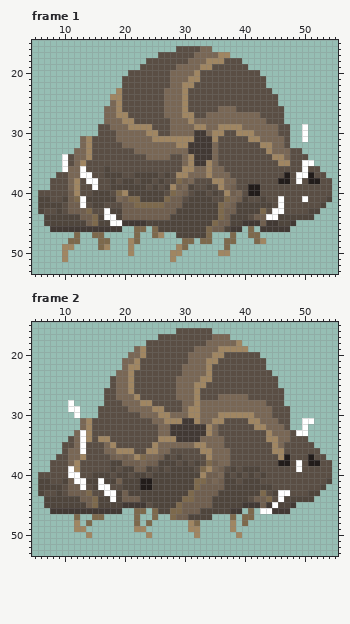
One commit to this pixel-art file: assets/critterGame/critter2.aseprite. Above: the version before the commit.
64x64 pixels, 4 frames. Shown: frame 1: x 5..55, y 15..53; frame 2: x 5..55, y 15..53.
Now the later version:
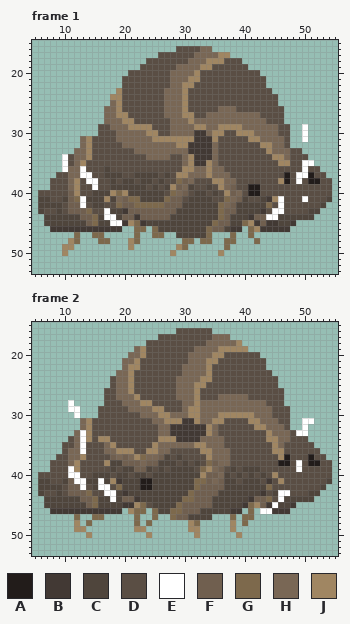
Palette (. is transparent): A #221c1a  B #423934  C #4f453c  D #5a4e44  E #ffffff  F #705f4f  G #7d694c  H #796755  J #a08662
Edits made:
layer "walk-down" added
layer "walk-up" added
layer "idle" removed
Frame 1:
Colour D becomes colour B in row 41 at x 44; in row 44 at x 41.
Colour F becomes colour B in row 43 at x 20; in row 44 at x 22.
Colour G becomes colour B in row 43 at x 43.
Colour B becomes colour G in row 45 at x 22 and 40.
Colour C becomes colour G in row 42 at x 44.
Colour D becomes colour G in row 42 at x 19.
Colour J becomes colour G in row 47 at x 26.
The author put colour J in row 46 at x 42.
Colour A becomes colour J in row 38 at x 46.
Colour B becomes colour J in row 45 at x 21 and 41.
Colour C becomes colour J in row 41 at x 17.
Colour D becomes colour J in row 40 at x 18; in row 41 at x 45.
Colour G becomes colour J in row 48 at x 11.
The author cleared colour G in row 47 at x 42; in row 49 at x 16.
The author cleared colour J in row 48 at x 43; in row 49 at x 17; in row 50 at x 21, 29 and 37; in row 51 at x 10 and 28.
Frame 2, layer "walk-up":
Colour D becomes colour B in row 41 at x 44; in row 44 at x 41.
Colour F becomes colour B in row 41 at x 19; in row 43 at x 20; in row 44 at x 22.
Colour G becomes colour B in row 43 at x 43.
Colour B becomes colour G in row 45 at x 23 and 41.
Colour C becomes colour G in row 42 at x 44.
Colour D becomes colour G in row 42 at x 19.
The author put colour J in row 46 at x 21.
Colour B becomes colour J in row 45 at x 22 and 42.
Colour C becomes colour J in row 41 at x 18.
Colour D becomes colour J in row 38 at x 17; in row 40 at x 45; in row 41 at x 46.
Boxes around the changes in both pictures, in picture pixels (x1, y1, x2, y2):
changed: (224, 178, 284, 256)
changed: (62, 190, 140, 262)
changed: (158, 232, 182, 262)
changed: (104, 460, 146, 514)
changed: (248, 472, 284, 508)
